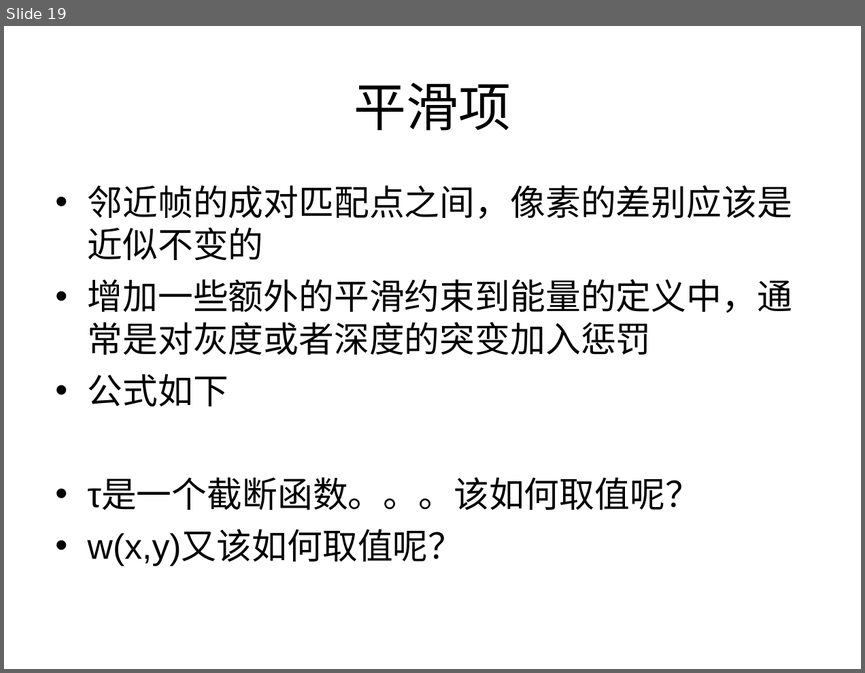
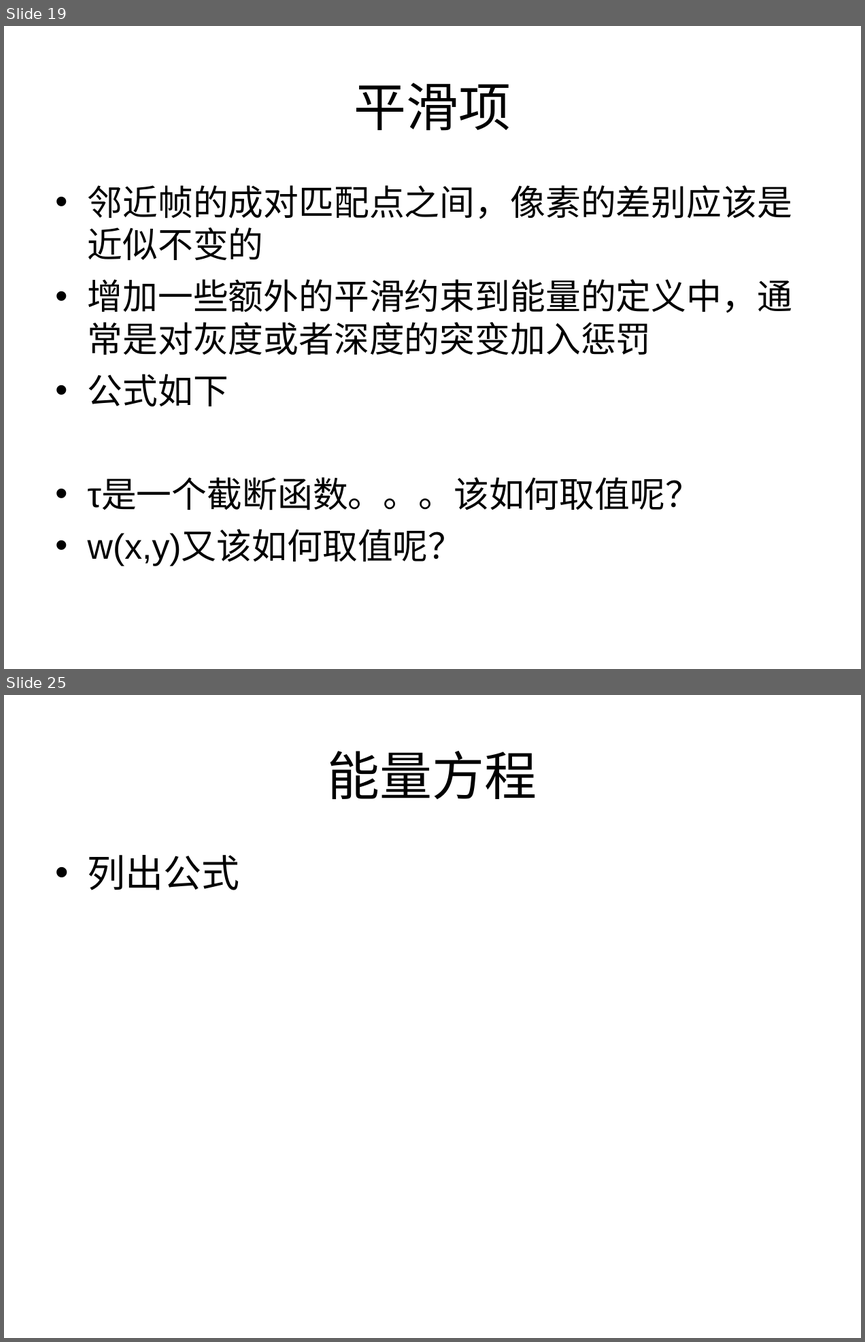
Before and after one commit to sysulwl/video-defog, a slide deck: 答辩PPT.ppt. Shown one above the other, each under a label of ours: slide 19 before the commit, slides 19 and 25 after it; the slides between them are not shown. The pictures are 865x673 and 865x1342 pixels, drawn with LibreOffice and Linux fonts; fonts in the diff are those of the drawing. Boxes give left, top, right and bottom in pixels: in the first picture for what was removed or moved away, otherwise in the second. Text is boxed around its words. In the diff, an @@ line names an element or a change of style, - is before the commit and + after.

```diff
--- a/答辩PPT.ppt
+++ b/答辩PPT.ppt
@@ slide 25 added at (4, 695, 861, 1338), background #FFFFFF @@
@@ title added at (328, 751, 537, 799), 44 pt, text #000000 @@
+能量方程
@@ text added at (88, 855, 240, 890), 32 pt, text #000000 @@
+• 列出公式
```
Also in this commit, not shown: 1 slide changed, 4 other slides added, 5 slides removed, 1 other file.
